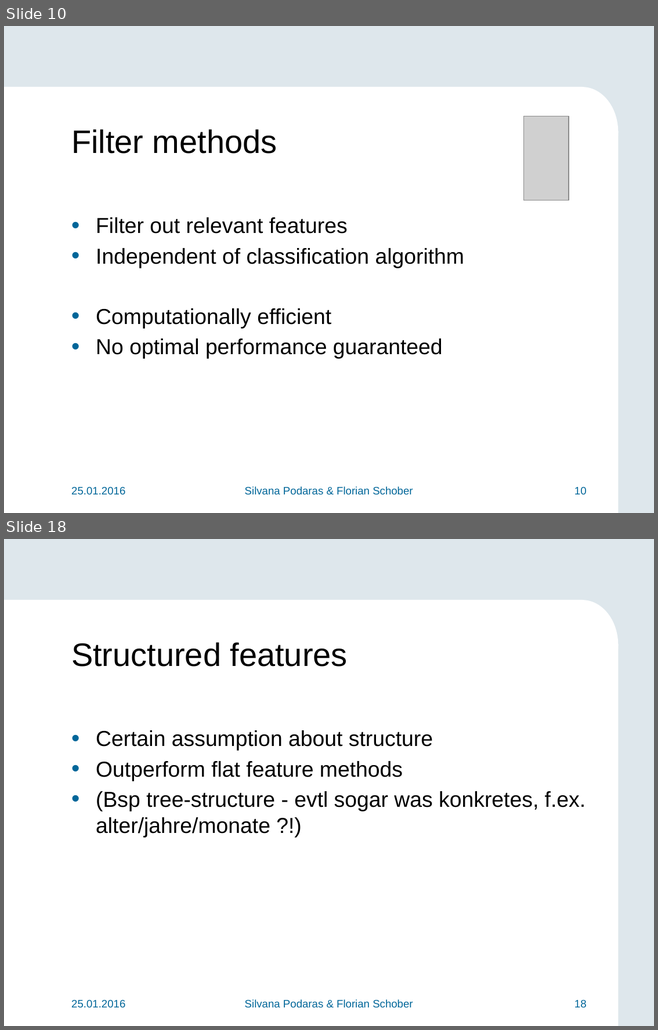
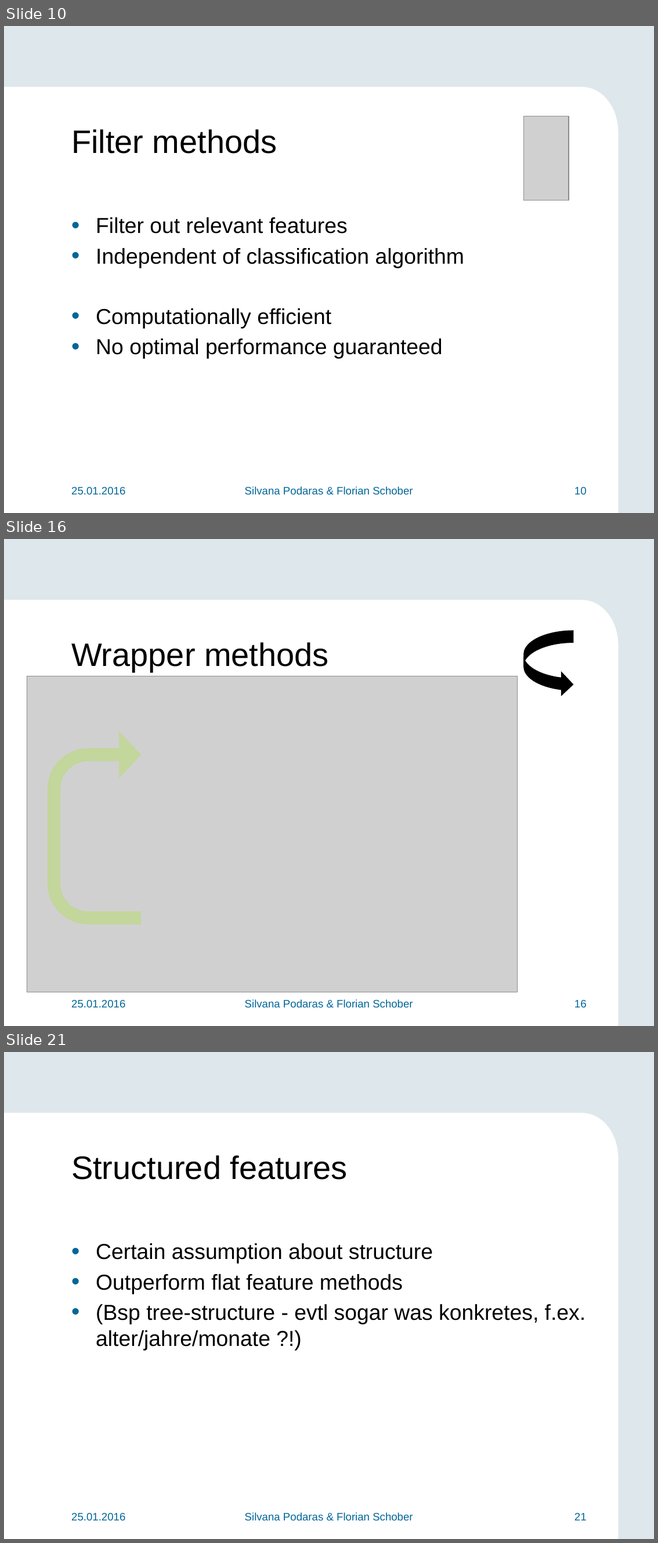
Before and after one commit to teretrus/VisSeminar, a slide deck: presentation/Presentation.pptx. Shown one above the other, each under a label of ours: slides 10 and 18 before the commit, slides 10, 16 and 21 after it; the slides between them are not shown. The pictures are 658x1030 and 658x1543 pixels, drawn with LibreOffice and Linux fonts; fonts in the diff are those of the drawing; grey boxes stand for pictures; background and template pictures are left out. Boxes give left, top, right and bottom in pixels: in the first picture for what was removed or moved away, otherwise in the second. Text is boxed around its words. In the diff, an @@ line names an element or a change of style, - is before the commit and + after.

Commit message:
Diagramm for wrappers, some fixes

```diff
--- a/presentation/Presentation.pptx
+++ b/presentation/Presentation.pptx
@@ slide 16 added at (x1=4, y1=539, x2=654, y2=1026), background #DEE7EC; not listed: 3 template elements that a slide beside it also shows @@
@@ title added at (x1=71, y1=642, x2=329, y2=671), 36 pt, text #000000 @@
+Wrapper methods
@@ curved right arrow added at (x1=523, y1=631, x2=573, y2=697), fill #000000 @@
@@ picture added at (x1=27, y1=676, x2=517, y2=993) @@
@@ uturn arrow added at (x1=47, y1=732, x2=141, y2=925), fill #C3D69B @@
@@ text added at (x1=71, y1=1000, x2=125, y2=1008), 12 pt, text #006699 @@
+25.01.2016
@@ text added at (x1=245, y1=1000, x2=412, y2=1008), 12 pt, text #006699 @@
+Silvana Podaras & Florian Schober
@@ page number added at (x1=574, y1=1000, x2=586, y2=1008), 12 pt, text #006699 @@
+16
@@ what was slide 18 is now slide 21 @@
@@ page number at (x1=574, y1=1513, x2=586, y2=1521): text changed @@
-18
+21
```
Also in this commit, not shown: 8 slides changed, 2 other slides added.
